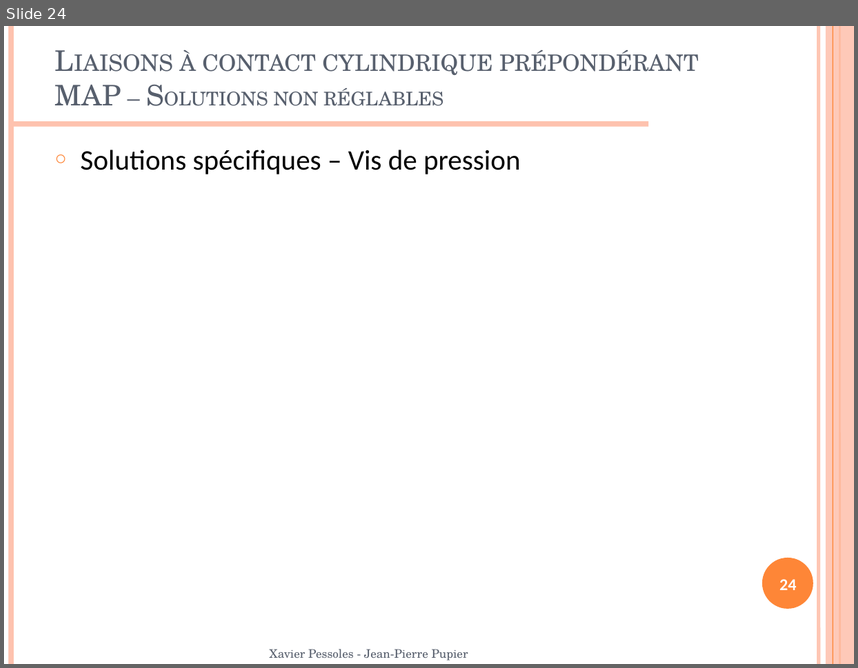
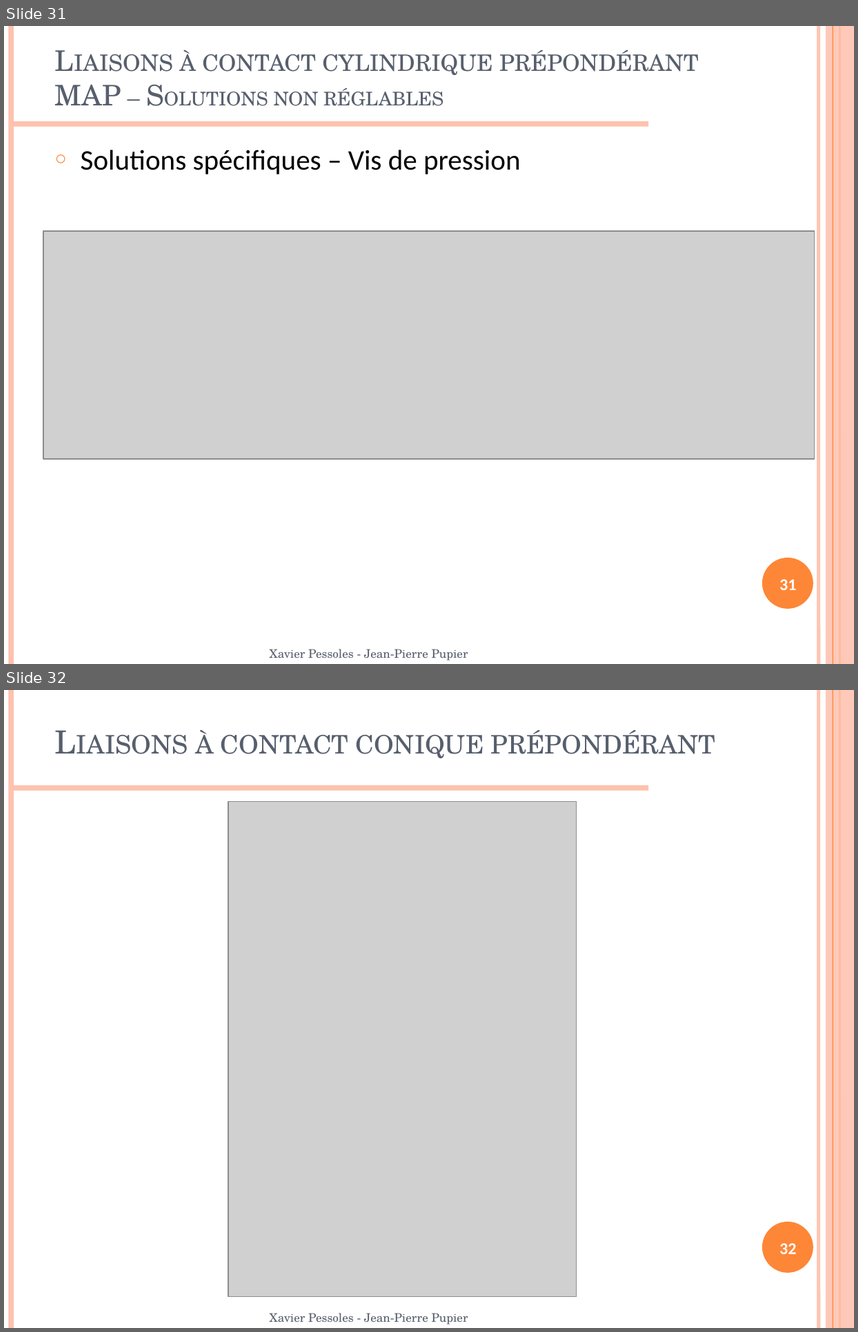
Before and after one commit to xpessoles/07_Etude_Systemes_Mecaniques_Analyser_Concevoir_Realiser, a slide deck: Concevoir/03_LiaisonsEncastrementDemontables/Cours/PPT/07_Cpt_03_LiaisonEncastrement.pptx. Shown one above the other, each under a label of ours: slide 24 before the commit, slides 31 and 32 after it. The pictures are 858x668 and 858x1332 pixels, drawn with LibreOffice and Linux fonts; fonts in the diff are those of the drawing; grey boxes stand for pictures; background and template pictures are left out. Boxes give left, top, right and bottom in pixels: in the first picture for what was removed or moved away, otherwise in the second. Text is boxed around its words. In the diff, an @@ line names an element or a change of style, - is before the commit and + after.

```diff
--- a/Concevoir/03_LiaisonsEncastrementDemontables/Cours/PPT/07_Cpt_03_LiaisonEncastrement.pptx
+++ b/Concevoir/03_LiaisonsEncastrementDemontables/Cours/PPT/07_Cpt_03_LiaisonEncastrement.pptx
@@ slide 32 added at [4,690,854,1328], background #FFFFFF; not listed: 7 template elements that a slide beside it also shows @@
@@ title added at [195,730,715,758], 27 pt, text #575F6D, small capitals @@
+Liaisons à contact conique prépondérant
@@ picture added at [228,801,576,1296] @@
@@ page number added at [780,1243,796,1254], 14 pt, text #FFFFFF, bold @@
+32
@@ text added at [270,1312,468,1324], 10 pt, text #575F6D @@
+Xavier Pessoles - Jean-Pierre Pupier
@@ what was slide 24 is now slide 31 @@
@@ slide 31 changed as well @@
@@ picture added at [43,231,814,459] @@
@@ page number at [780,579,796,590]: text changed @@
-24
+31
```
Also in this commit, not shown: 19 other slides changed, 8 other slides added, 1 slide removed, 1 other file.
